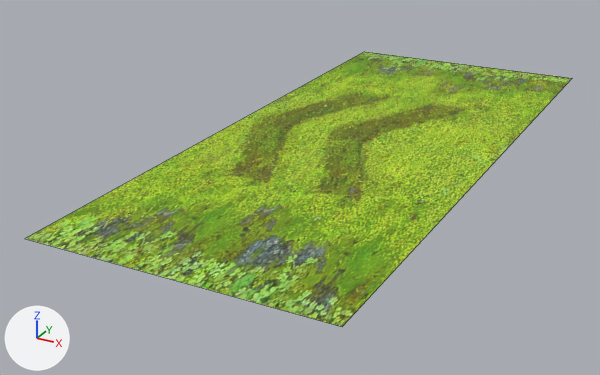
An edit to the FBX model Tralhas do Projeto de Jogos/Tralhas/Chão/chao.fbx, drawn before and after from the same camera.
Both versions are drawn from a camera (50 mm lens) standing at (6.17, -9.3, 2.96) and looking at (2.06, -1.82, -0.77). Every picture has the same lights, and +X, +Y and +Z are marked at lower left. Mesh edges are drawn as thin lines.
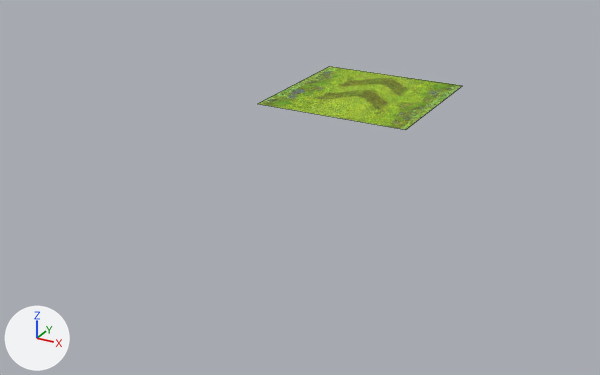
Commit message: arrumando resolucao do chao

What differs and where, as boxes [x1, y1, x2, y2] in the pictures (600 x 375 px):
'Plane', reshaped, moved (63% narrower, 76% shorter)
    before: [25, 52, 572, 327]
    after: [258, 66, 462, 130]

What changed in the scene script:
```text
Change me_plane:
    where me_plane.from_pydata(...)  # 4 vertices, 1 face; spans x 1.47..4.61, y -4.53..2.58, z -0.11..-0.08
    used by ob_plane; location = (-0.505, -0.355, -0.173)
    me_plane part 1
    me_plane.vertices[0].co: (1.47, 2.58, -0.1) -> (-1.0, -1.0, 0.0)  # pixel (364, 51) -> pixel (257, 103)
    me_plane.vertices[1].co: (1.57, -4.53, -0.11) -> (1.0, -1.0, 0.0)  # pixel (24, 238) -> pixel (405, 129)
    me_plane.vertices[2].co: (4.61, 2.55, -0.08) -> (-1.0, 1.0, 0.0)  # pixel (572, 78) -> pixel (329, 66)
    me_plane.vertices[3].co: (4.56, -4.49, -0.08) -> (1.0, 1.0, 0.0)  # pixel (342, 326) -> pixel (462, 85)
Change ob_plane:
    ob_plane.location: (-0.505, -0.355, -0.173) -> (1.887, 0.192, -0.268)
```
